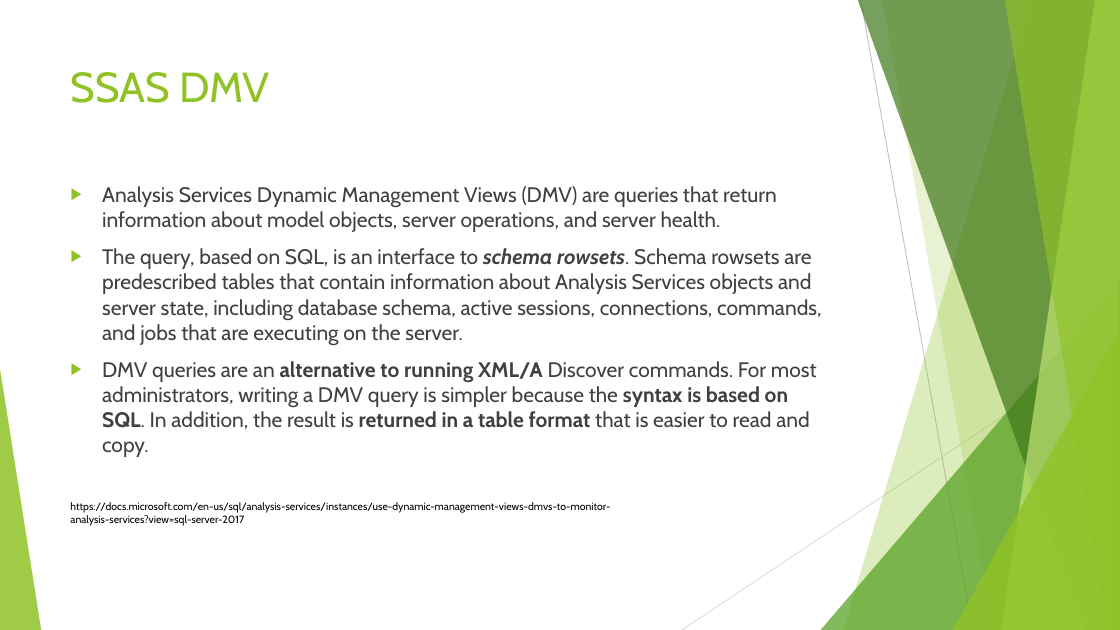
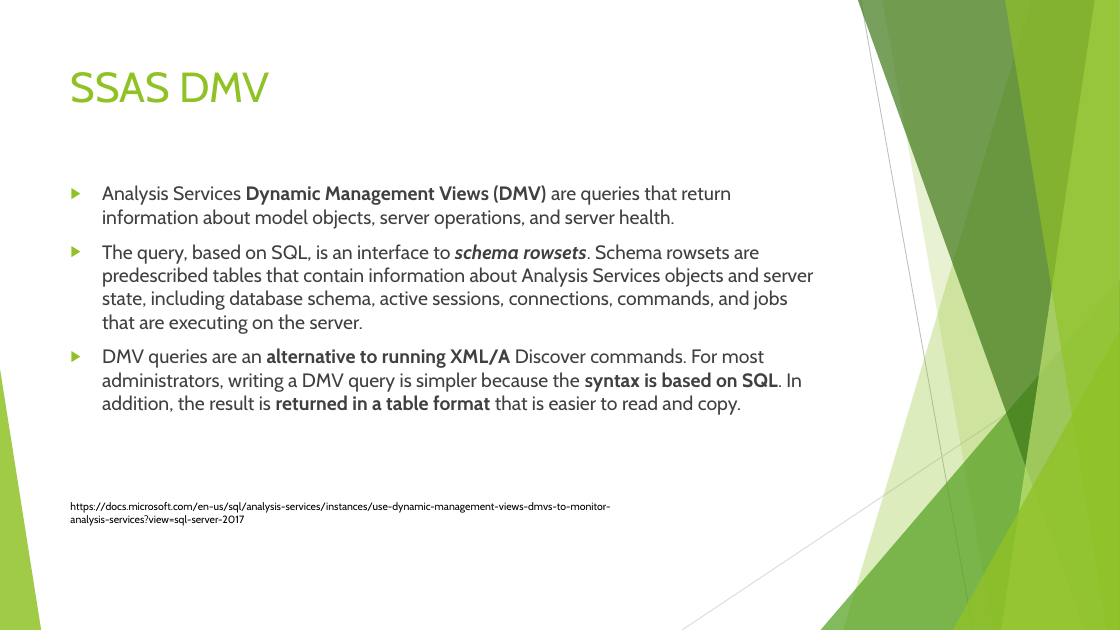
Before and after one commit to TKostyrkaWSEI/MDXHelper, a slide deck: slide 12 of _DCDemoFiles/DCSlajdy.pptx. Drawn at 1120x630 pixels with LibreOffice and Linux fonts; fonts in the diff are those of the drawing. Boxes give left, top, right and bottom in pixels: in the first picture for what was removed or moved away, otherwise in the second. Text is boxed around its words. In the diff, an @@ line names an element or a change of style, - is before the commit and + after.

```diff
--- a/_DCDemoFiles/DCSlajdy.pptx
+++ b/_DCDemoFiles/DCSlajdy.pptx
@@ text "Analysis Services Dynamic Management Views ..." at box(102, 185, 813, 415): size 18 to 16.6 pt; bold on in "Dynamic Management Views (DMV)" @@
```
Also in this commit, not shown: 2 other slides changed, 1 slide added, 35 other files.
